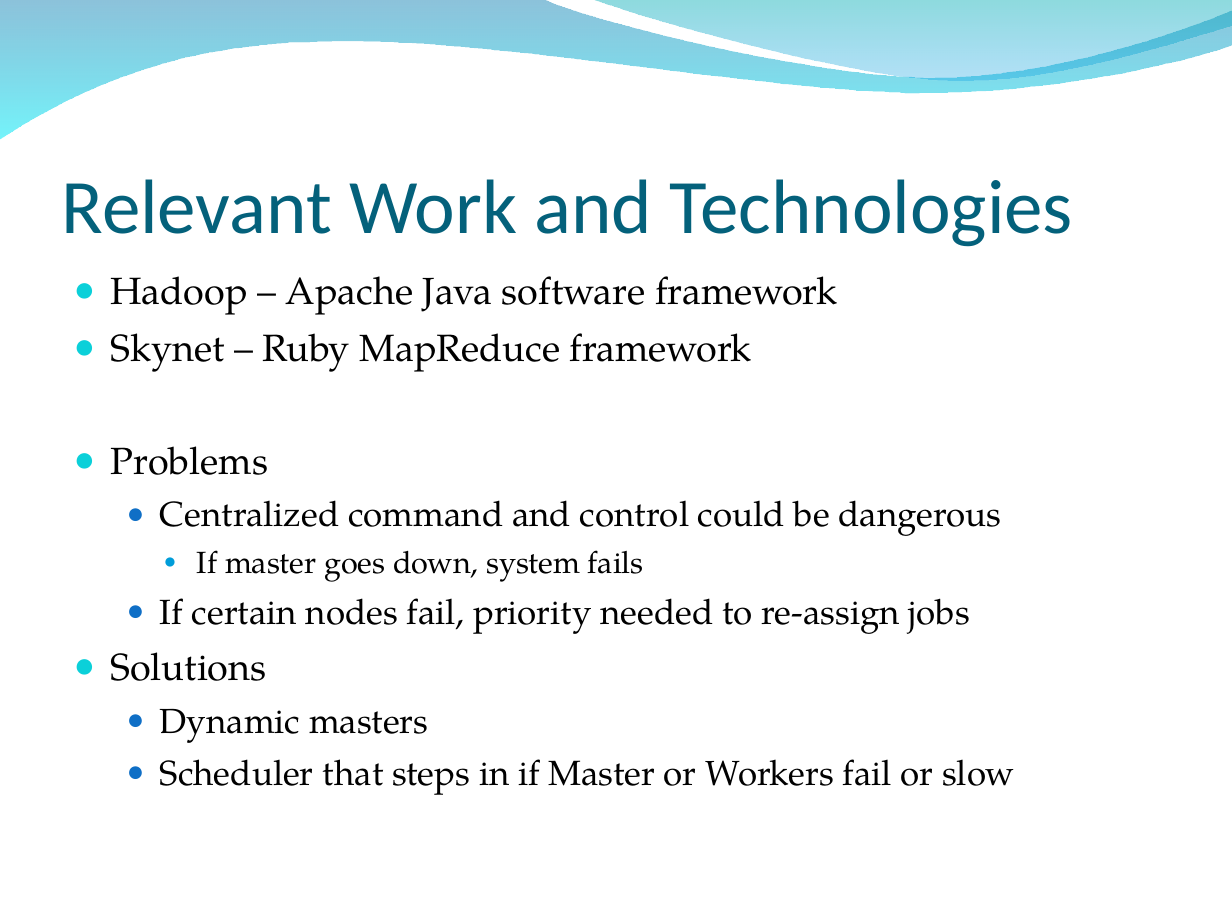
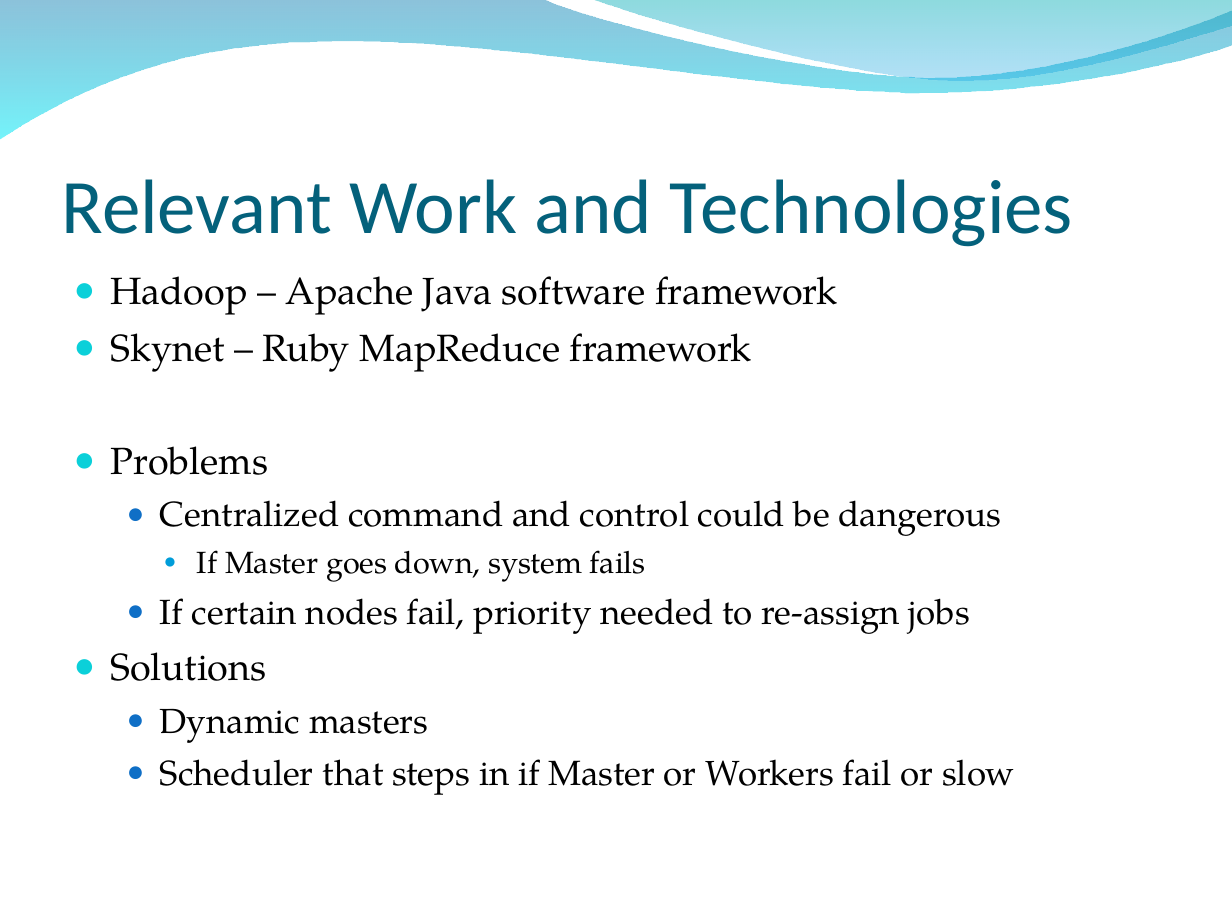
Before and after one commit to osecki/cs647, a slide deck: slide 4 of Documentation/Presentation.ppt. Drawn at 1232x924 pixels with LibreOffice and Linux fonts; fonts in the diff are those of the drawing; background and template pictures are left out. Boxes give left, top, right and bottom in pixels: in the first picture for what was removed or moved away, otherwise in the second. Text is boxed around its words. In the diff, an @@ line names an element or a change of style, - is before the commit and + after.

```diff
--- a/Documentation/Presentation.ppt
+++ b/Documentation/Presentation.ppt
@@ text at bbox=[197, 550, 646, 582]: text changed @@
-    ● If master goes down, system fails
+    ● If Master goes down, system fails
```
Also in this commit, not shown: 3 other slides changed, 3 other files.
